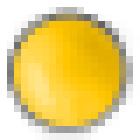
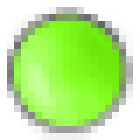
Revision of a layered (140, 140) image; what changed, layer by layer:
painted on "Shape 1 copy" over box(14, 14, 126, 126)
